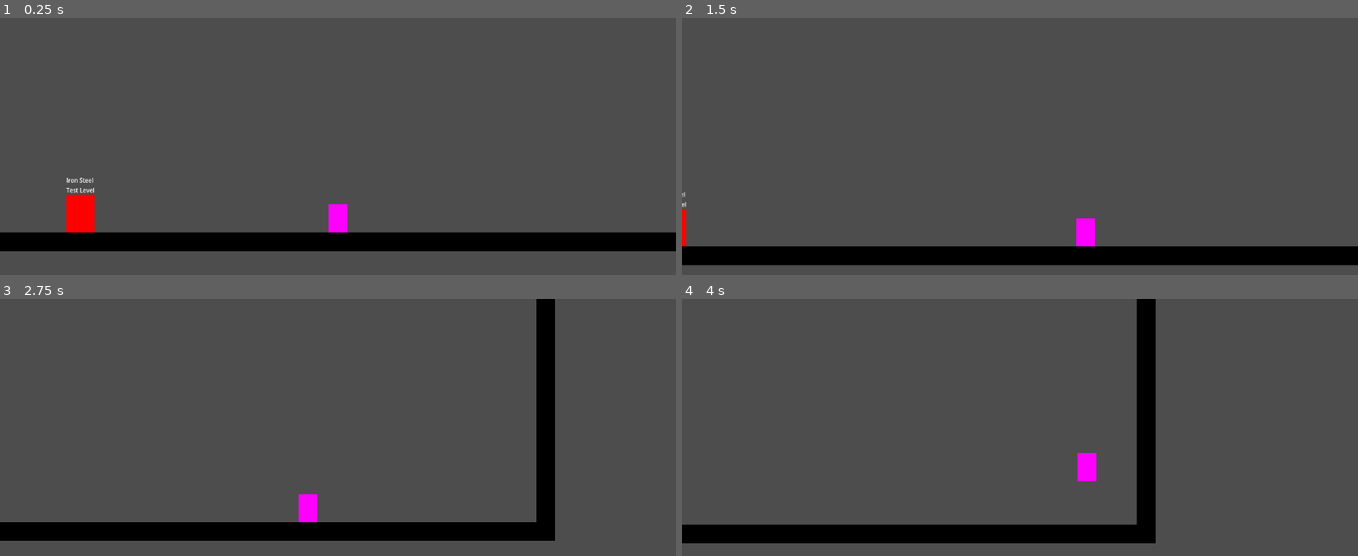
Above: before the commit, frames 1-4 (two rows, left to right).
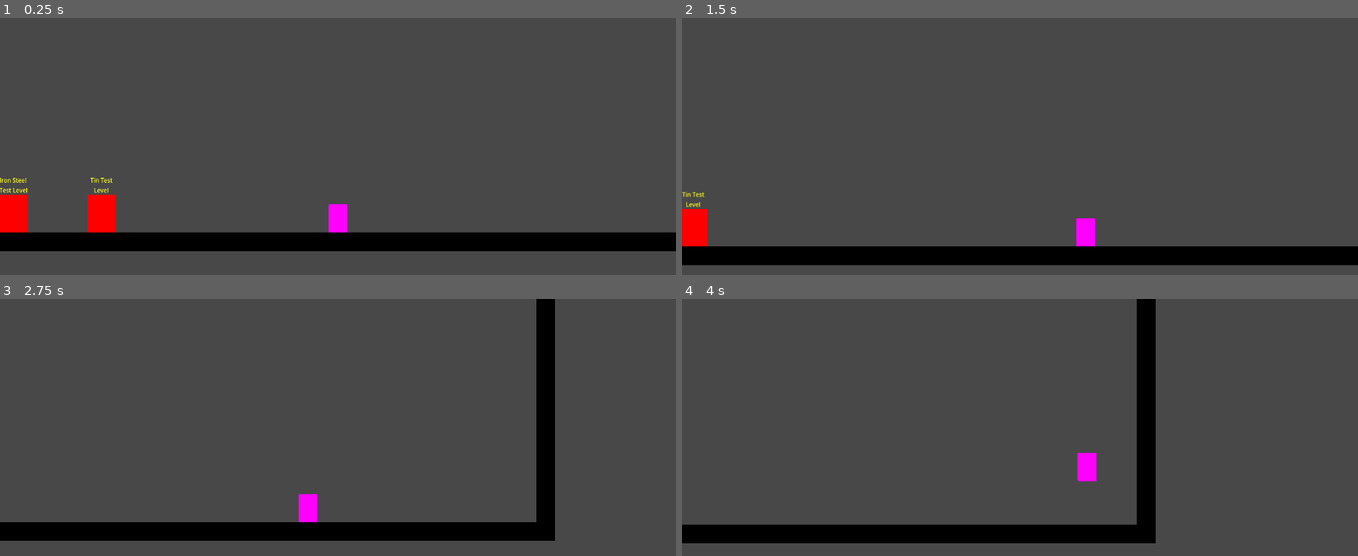
Above: after the commit, the same moments.

Repository: EdwardStanford7/MistbornGame
Game: Godot game, scene res://Levels/main.tscn
Two runs of this game, one before a commit and one after it. Both use one fixed random seed, a clock stepped at 60 frames per second and the inputs below.
Inputs (mouse positions are in pixels of both pictures, inside the frame that each line leads up to):
- Up to frame 1 (0.25 s): no input
- Up to frame 2 (1.5 s): tap Enter (enter_loading_zone) at 0.5 s; move the mouse to (1168, 187) at 0.52 s; hold Shift (pull, bound only before the commit) 0.53-1.28 s; hold D (right) from 0.53 s (still down); tap Space (jump) at 0.77 s; tap Ctrl (push, bound only before the commit) at 0.8, 1.35 s; move the mouse to (884, 226) at 1.27 s
- Up to frame 3 (2.75 s): tap Space (jump) at 1.52 s; tap T (tin, bound only after the commit) at 1.55, 2.1 s; move the mouse to (405, 404) at 2.02 s; release D (right) at 2.03 s; hold A (left) from 2.03 s (still down); hold Shift (pull, bound only before the commit) from 2.03 s (still down)
- Up to frame 4 (4 s): move the mouse to (outside the picture) at 2.77 s; release A (left) at 2.78 s; release Shift (pull, bound only before the commit) at 2.78 s; hold D (right) from 2.78 s (still down); tap Shift (pull, bound only before the commit) at 2.85 s; tap Space (jump) at 3.02, 3.77 s; tap Ctrl (push, bound only before the commit) at 3.05 s; move the mouse to (1222, 545) at 3.52 s; hold Ctrl (push, bound only before the commit) from 3.53 s (still down); tap T (tin, bound only after the commit) at 3.8 s

The runs differ from the first frame. In frame 1, 1.8% of the frame differs, in the area x 0-18%, y 62-84%; in frame 2, 0.5%; in frame 3, less than 0.1%; in frame 4, less than 0.1%.

Commit message:
tin works

Diff:
--- /dev/null
+++ b/Art/darkness.gdshader
@@ -0,0 +1,5 @@
+shader_type canvas_item;
+
+void fragment() {
+    COLOR = vec4(0.0, 0.0, 0.0, 0.9);
+}
--- a/Characters/player.tscn
+++ b/Characters/player.tscn
@@ -1,6 +1,7 @@
-[gd_scene load_steps=4 format=3 uid="uid://bhj6vcmatg6vi"]
+[gd_scene load_steps=5 format=3 uid="uid://bhj6vcmatg6vi"]
 
 [ext_resource type="Script" path="res://Scripts/player.gd" id="1_7nm3l"]
+[ext_resource type="Texture2D" uid="uid://d1m5h7tq2cy81" path="res://Art/basic_light.png" id="2_qnvka"]
 
 [sub_resource type="RectangleShape2D" id="RectangleShape2D_n1wcw"]
 size = Vector2(32, 48)
@@ -28,3 +29,8 @@
 
 [node name="Sprite2D" type="Sprite2D" parent="."]
 texture = SubResource("PlaceholderTexture2D_6wrau")
+
+[node name="PointLight2D" type="PointLight2D" parent="."]
+energy = 10.0
+texture = ExtResource("2_qnvka")
+height = 1.0
--- a/Levels/main.tscn
+++ b/Levels/main.tscn
@@ -18,6 +18,15 @@
 [node name="Floor3" parent="." instance=ExtResource("1_8mn4l")]
 position = Vector2(-512, 0)
 
+[node name="Floor4" parent="." instance=ExtResource("1_8mn4l")]
+position = Vector2(512, -512)
+
+[node name="Floor5" parent="." instance=ExtResource("1_8mn4l")]
+position = Vector2(0, -512)
+
+[node name="Floor6" parent="." instance=ExtResource("1_8mn4l")]
+position = Vector2(-512, -512)
+
 [node name="Wall" parent="." instance=ExtResource("2_61wn7")]
 position = Vector2(-752, -272)
 
@@ -25,6 +34,11 @@
 position = Vector2(752, -272)
 
 [node name="SceneTransition" parent="." instance=ExtResource("4_x1iks")]
-position = Vector2(-486, -48)
+position = Vector2(-600, -48)
 scene_to_load = "res://Levels/iron_steel_test.tscn"
 label = "Iron Steel Test Level"
+
+[node name="SceneTransition2" parent="." instance=ExtResource("4_x1iks")]
+position = Vector2(-450, -48)
+scene_to_load = "res://Levels/tin_test.tscn"
+label = "Tin Test Level"
--- /dev/null
+++ b/Levels/tin_test.tscn
@@ -0,0 +1,44 @@
+[gd_scene load_steps=5 format=3 uid="uid://diam6i01aiof1"]
+
+[ext_resource type="PackedScene" uid="uid://bhj6vcmatg6vi" path="res://Characters/player.tscn" id="1_uv8m4"]
+[ext_resource type="PackedScene" uid="uid://4ky7npwoorln" path="res://Prefabs/floor.tscn" id="2_ws37f"]
+[ext_resource type="PackedScene" uid="uid://jd44661cckq2" path="res://Prefabs/wall.tscn" id="3_iri82"]
+[ext_resource type="PackedScene" uid="uid://ca3cll143cteb" path="res://Prefabs/scene_transition.tscn" id="4_i1hjr"]
+
+[node name="basic_test_scene" type="Node2D"]
+
+[node name="ColorRect" type="ColorRect" parent="."]
+offset_left = -558.0
+offset_top = -608.0
+offset_right = 558.0
+offset_bottom = 56.0
+color = Color(0.341176, 0.341176, 0.341176, 1)
+
+[node name="CanvasModulate" type="CanvasModulate" parent="."]
+color = Color(0, 0, 0, 1)
+
+[node name="Player" parent="." instance=ExtResource("1_uv8m4")]
+position = Vector2(143, -52)
+
+[node name="Floor" parent="." instance=ExtResource("2_ws37f")]
+position = Vector2(-256, 0)
+
+[node name="Floor3" parent="." instance=ExtResource("2_ws37f")]
+position = Vector2(-256, -544)
+
+[node name="Floor4" parent="." instance=ExtResource("2_ws37f")]
+position = Vector2(256, -544)
+
+[node name="Wall" parent="." instance=ExtResource("3_iri82")]
+position = Vector2(-496, -272)
+
+[node name="Wall2" parent="." instance=ExtResource("3_iri82")]
+position = Vector2(496, -272)
+
+[node name="Floor2" parent="." instance=ExtResource("2_ws37f")]
+position = Vector2(256, 0)
+
+[node name="SceneTransition" parent="." instance=ExtResource("4_i1hjr")]
+position = Vector2(-350, -48)
+scene_to_load = "res://Levels/main.tscn"
+label = "Back To Main"
--- /dev/null
+++ b/Prefabs/basic_test_scene.tscn
@@ -0,0 +1,34 @@
+[gd_scene load_steps=5 format=3 uid="uid://bbjtxxlhs333y"]
+
+[ext_resource type="PackedScene" uid="uid://bhj6vcmatg6vi" path="res://Characters/player.tscn" id="1_633nr"]
+[ext_resource type="PackedScene" uid="uid://4ky7npwoorln" path="res://Prefabs/floor.tscn" id="1_l4w2e"]
+[ext_resource type="PackedScene" uid="uid://jd44661cckq2" path="res://Prefabs/wall.tscn" id="2_7n32d"]
+[ext_resource type="PackedScene" uid="uid://ca3cll143cteb" path="res://Prefabs/scene_transition.tscn" id="4_lvhet"]
+
+[node name="basic_test_scene" type="Node2D"]
+
+[node name="Player" parent="." instance=ExtResource("1_633nr")]
+position = Vector2(143, -52)
+
+[node name="Floor" parent="." instance=ExtResource("1_l4w2e")]
+position = Vector2(-256, 0)
+
+[node name="Floor3" parent="." instance=ExtResource("1_l4w2e")]
+position = Vector2(-256, -544)
+
+[node name="Floor4" parent="." instance=ExtResource("1_l4w2e")]
+position = Vector2(256, -544)
+
+[node name="Wall" parent="." instance=ExtResource("2_7n32d")]
+position = Vector2(-496, -272)
+
+[node name="Wall2" parent="." instance=ExtResource("2_7n32d")]
+position = Vector2(496, -272)
+
+[node name="Floor2" parent="." instance=ExtResource("1_l4w2e")]
+position = Vector2(256, 0)
+
+[node name="SceneTransition" parent="." instance=ExtResource("4_lvhet")]
+position = Vector2(-350, -48)
+scene_to_load = "res://Levels/main.tscn"
+label = "Back To Main"
--- a/Prefabs/scene_transition.tscn
+++ b/Prefabs/scene_transition.tscn
@@ -19,10 +19,12 @@
 texture = SubResource("PlaceholderTexture2D_hg2l5")
 
 [node name="Label" type="Label" parent="."]
+light_mask = 2
 offset_left = -32.0
 offset_top = -64.0
 offset_right = 32.0
 offset_bottom = -32.0
+theme_override_colors/font_color = Color(1, 1, 0.141176, 1)
 theme_override_font_sizes/font_size = 10
 horizontal_alignment = 1
 autowrap_mode = 3
--- a/Scripts/player.gd
+++ b/Scripts/player.gd
@@ -10,13 +10,15 @@
 
 # Get the gravity from the project settings to be synced with RigidBody nodes.
 var gravity = ProjectSettings.get_setting("physics/2d/default_gravity")
+var force_per_frame: Vector2
 var selected_metal
-var force_per_frame: Vector2
+var tin_active: = false
 
 func _physics_process(delta):
-	if Input.is_action_just_pressed("enter_loading_zone"):
-		enter_loading_zone.emit()
+	handle_loading_zone_input()
+	handle_tin_input()
 
+	# Physics actions
 	force_per_frame = Vector2(0, 0)
 
 	handle_gravity()
@@ -28,6 +30,19 @@
 	velocity += force_per_frame * delta / mass
 
 	move_and_slide()
+
+func handle_tin_input():
+	if Input.is_action_just_pressed("tin"):
+		if tin_active:
+			self.get_child(3).set_texture(preload("res://Art/basic_light.png"))
+			tin_active = false
+		else:
+			self.get_child(3).set_texture(preload("res://Art/tin_light.png"))
+			tin_active = true
+
+func handle_loading_zone_input():
+	if Input.is_action_just_pressed("enter_loading_zone"):
+		enter_loading_zone.emit()
 
 func handle_friction():
 	if is_on_floor() && force_per_frame.y > 0:
@@ -60,8 +75,8 @@
 			force_per_frame.x = direction * speed_force
 
 func handle_iron_steel_input():
-	var pulling = Input.is_action_pressed("pull")
-	var pushing = Input.is_action_pressed("push")
+	var pulling = Input.is_action_pressed("iron")
+	var pushing = Input.is_action_pressed("steel")
 
 	if pulling && pushing:
 		return
--- a/project.godot
+++ b/project.godot
@@ -37,12 +37,12 @@
 "events": [Object(InputEventKey,"resource_local_to_scene":false,"resource_name":"","device":-1,"window_id":0,"alt_pressed":false,"shift_pressed":false,"ctrl_pressed":false,"meta_pressed":false,"pressed":false,"keycode":0,"physical_keycode":68,"key_label":0,"unicode":100,"echo":false,"script":null)
 ]
 }
-push={
+steel={
 "deadzone": 0.5,
 "events": [Object(InputEventKey,"resource_local_to_scene":false,"resource_name":"","device":-1,"window_id":0,"alt_press …(182 unchanged characters)…
 ]
 }
-pull={
+iron={
 "deadzone": 0.5,
 "events": [Object(InputEventKey,"resource_local_to_scene":false,"resource_name":"","device":-1,"window_id":0,"alt_press …(182 unchanged characters)…
 ]
@@ -57,6 +57,11 @@
 "events": [Object(InputEventKey,"resource_local_to_scene":false,"resource_name":"","device":-1,"window_id":0,"alt_press …(182 unchanged characters)…
 ]
 }
+tin={
+"deadzone": 0.5,
+"events": [Object(InputEventKey,"resource_local_to_scene":false,"resource_name":"","device":-1,"window_id":0,"alt_pressed":false,"shift_pressed":false,"ctrl_pressed":false,"meta_pressed":false,"pressed":false,"keycode":0,"physical_keycode":84,"key_label":0,"unicode":116,"echo":false,"script":null)
+]
+}
 
 [physics]
 
@@ -65,3 +70,4 @@
 [rendering]
 
 renderer/rendering_method="mobile"
+environment/defaults/default_clear_color=Color(0.282353, 0.282353, 0.282353, 1)
Binary file added: Art/basic_light.png
Not shown, added: Art/basic_light.png.import
Binary file added: Art/tin_light.png
Not shown, added: Art/tin_light.png.import
Not shown: 1 places in Levels/iron_steel_test.tscn that only renumber resources
